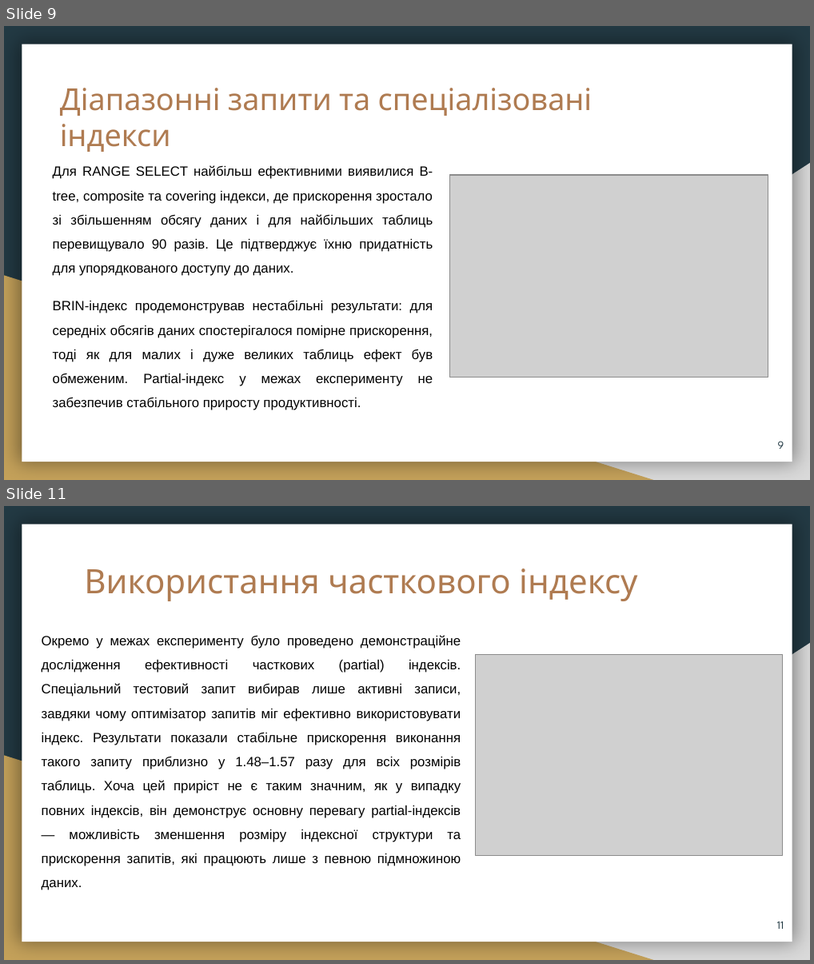
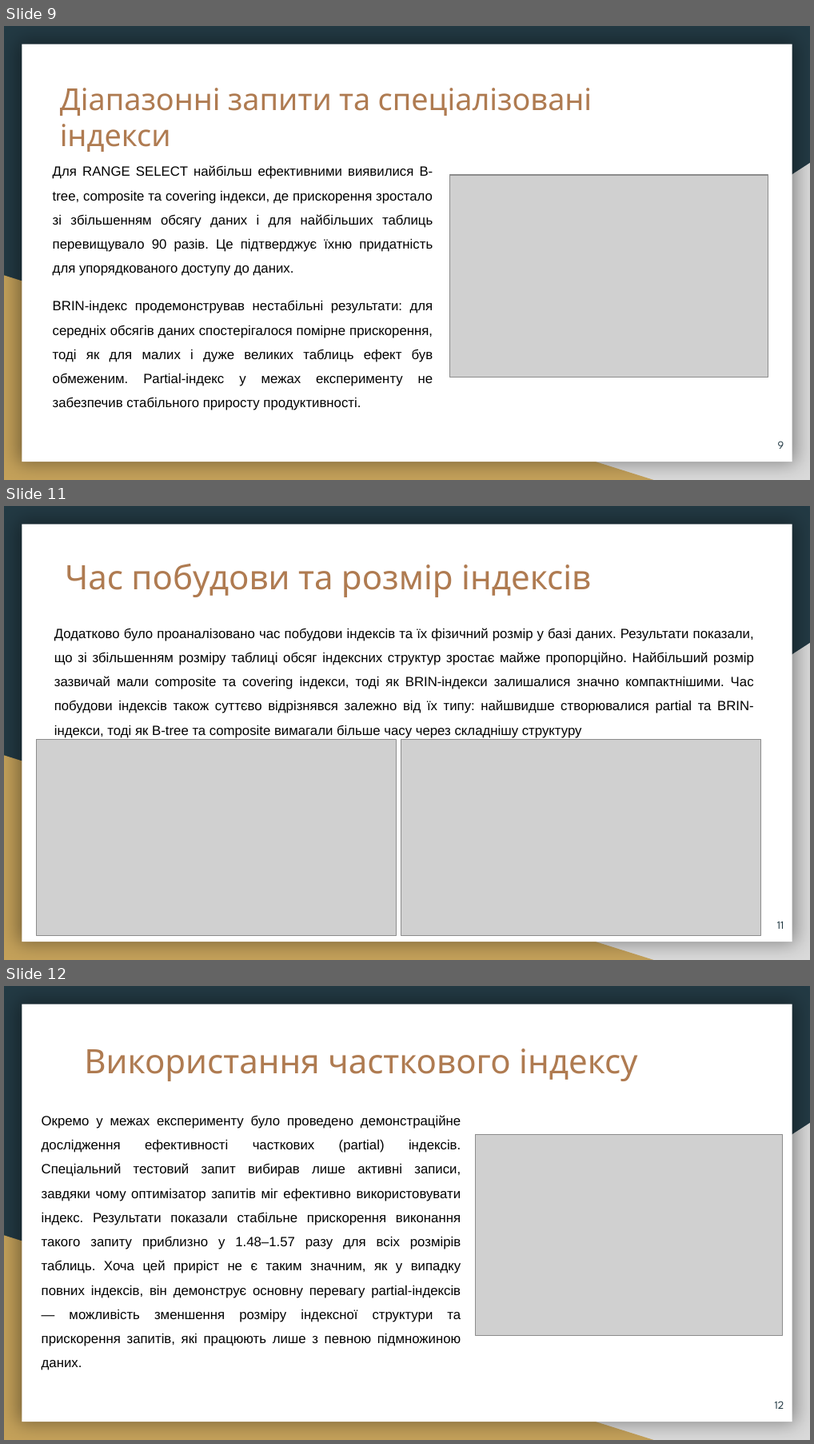
Before and after one commit to yurii-zakharov-cpe/2026_-_-_--24-1_-_-_-, a slide deck: 2026_М_ПІ_ІПЗздм-24-1_Захаров_Ю_Ю.pptx. Shown one above the other, each under a label of ours: slides 9 and 11 before the commit, slides 9, 11 and 12 after it; the slides between them are not shown. The pictures are 814x964 and 814x1444 pixels, drawn with LibreOffice and Linux fonts; fonts in the diff are those of the drawing; grey boxes stand for pictures. Boxes give left, top, right and bottom in pixels: in the first picture for what was removed or moved away, otherwise in the second. Text is boxed around its words. In the diff, an @@ line names an element or a change of style, - is before the commit and + after.

```diff
--- a/2026_М_ПІ_ІПЗздм-24-1_Захаров_Ю_Ю.pptx
+++ b/2026_М_ПІ_ІПЗздм-24-1_Захаров_Ю_Ю.pptx
@@ slide 11 added at (4, 506, 810, 960), background #233A44; not listed: 3 template elements that a slide beside it also shows @@
@@ title added at (65, 564, 591, 597), 30 pt, text #AF7B51 @@
+Час побудови та розмір індексів
@@ text added at (54, 628, 754, 738), 12 pt, text #000000 @@
+Додатково було проаналізовано час побудови індексів та їх фізичний розмір у базі даних. Результати показали, що зі збільшенням розміру таблиці обсяг індексних структур зростає майже пропорційно. Найбільший розмір зазвичай мали composite та covering індекси, тоді як BRIN-індекси залишалися значно компактнішими. Час побудови індексів також суттєво відрізнявся залежно від їх типу: найшвидше створювалися partial та BRIN-індекси, тоді як B-tree та composite вимагали більше часу через складнішу структуру
@@ picture added at (36, 739, 396, 936) @@
@@ picture added at (402, 739, 762, 936) @@
@@ page number added at (778, 921, 784, 928), 10 pt, text #233A44 @@
+11
@@ what was slide 11 is now slide 12 @@
@@ page number at (775, 1400, 785, 1408): text changed @@
-11
+12
```
Also in this commit, not shown: 4 slides changed.
